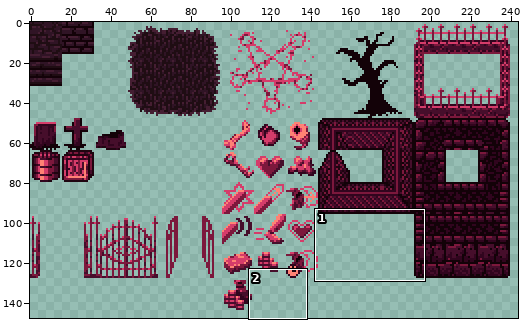
One commit to this sprite sheet: ZarguufsGraveyardAdventure/Assets/Images/tilesheet1.png. Above, an overview of the earlier version with the close-up marked.
Close-up. Before the edit:
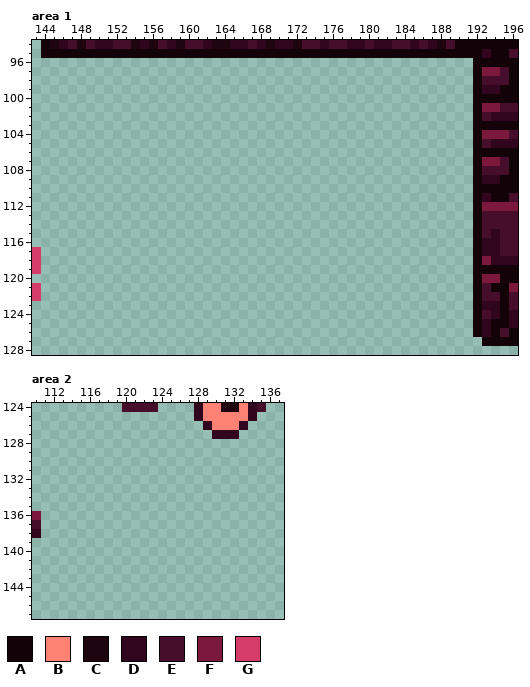
The file is 256x256 pixels. Shown: area 1: x 143..196, y 94..128; area 2: x 110..137, y 124..147. The wide view leaves out empty margins.
Palette (. is transparent): A #130208  B #ff8274  C #1f0510  D #31051e  E #460e2b  F #7c183c  G #d53c6a
Pixels before, area 1, first column x 143:
 94 .ACDECEDDEECDCEDCEEDCCDDEDCDDCEEDEEDDEDDEEDEDCEAAAAAAA
 95 .AAAAAAAAAAAAAAAAAAAAAAAAAAAAAAAAAAAAAAAAAAAAAAAAADAAE
 96 .................................................AAAAA
 97 .................................................AFFEA
 98 .................................................AEEEA
 99 .................................................ADDAA
100 .................................................AAAAA
101 .................................................AFFEE
102 .................................................AEDDD
103 .................................................AAAAA
104 .................................................AFFFE
105 .................................................AEDDD
106 .................................................AAAAA
107 .................................................AFFEA
108 .................................................AEEEA
109 .................................................ADDAA
110 .................................................AAAAA
111 .................................................ADAAE
112 .................................................AFFFF
113 .................................................AEEEE
114 .................................................AEEEE
115 .................................................AEDEE
116 .................................................ADDEE
117 G................................................ADDEE
118 G................................................AFDDD
119 G................................................AAAAA
120 .................................................AFFAA
121 G................................................AEAAF
122 G................................................AEEAE
123 .................................................ADDAE
124 .................................................AEDAD
125 .................................................ADAAD
126 .................................................ADAEA
127 ..................................................AAAA
Pixels before, area 2, first column x 110:
124 ..........EEEE....DBBCCBDE
125 ..................DBBBBBD.
126 ...................DBBBD..
127 ....................DDD...
128 ..........................
129 ..........................
130 ..........................
131 ..........................
132 ..........................
133 ..........................
134 ..........................
135 ..........................
136 F.........................
137 E.........................
138 D.........................
After:
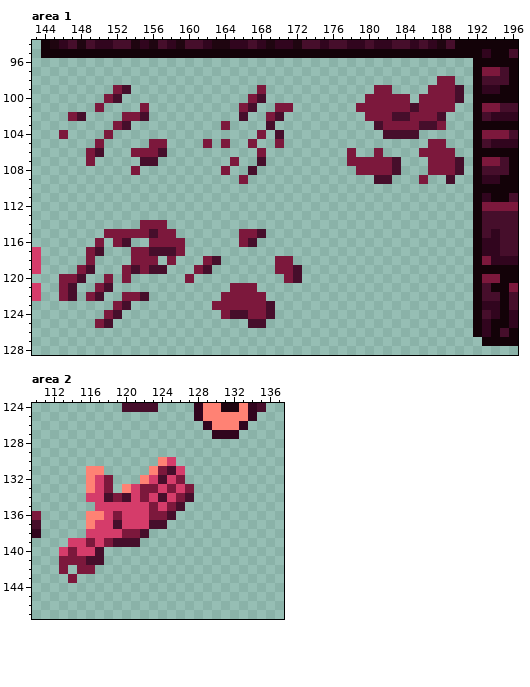
What changed:
Changed rows in their new state; - is an unchanged pixel.
Area 1:
first column x 146:
 98 ------------------------------------------FF-
 99 ------FE--------------F------------FF----FFFE
100 -----FE--------------FE-----------FFFFF-FFFFE
101 ----F----F----------FE--FF-------FFFFFFEFFFF-
102 -FE----FFE----------E--FE---------FFFEEFFFE--
103 ------FE----------F----E-----------EFFFFEEF--
104 F----F----------------F-E-----------EEEE-----
105 ----F-----FF----F-F--F--F----------------FF--
106 ---FE---FFFE----------F---------F--F----FFFF-
107 ---F-----EE--------F--E---------FFFFFE---FFFE
108 --------F---------F--E-----------FFFFE---FFFE
109 --------------------F--------------EE---F--E-
first column x 146:
114 ---------FFF---------------
115 -----FFFFFEFF-------FFE----
116 ----F-FE--FFFF------FE-----
117 ---FE---FFEEEF-------------
118 ---F----FFF-F---FE------FF-
119 --FE---FEFEE---FE-------FFE
120 FFE--F-F------F----------FE
121 FE--FE-------------FFF-----
122 FE-FE--FFE--------FFFFF----
123 ------FE---------FFFFFFE---
124 -----FE-----------FEEFFE---
125 ----FE---------------EE----
Area 2:
first column x 113:
130 -----------BG--
131 ---BB-----BFEG-
132 ---BGF---BGEGF-
133 ---BGF-BGFFGFGF
134 ---GGEFEGFGEGFE
135 ----GGGGGGFGFE-
136 ---BBGFGGGFFE--
137 ---BGGEGGGEE---
138 ---GGGGFFE-----
139 -GGFGFEEE------
140 GFGGE----------
141 FFFEE----------
142 F-FF-----------
143 -F-------------
Pixel boxes of the changes (left, top, right, bottom) in both close-ups:
added: (347, 76, 464, 184)
added: (59, 85, 167, 175)
added: (203, 85, 293, 184)
added: (59, 220, 302, 328)
added: (59, 457, 194, 583)
